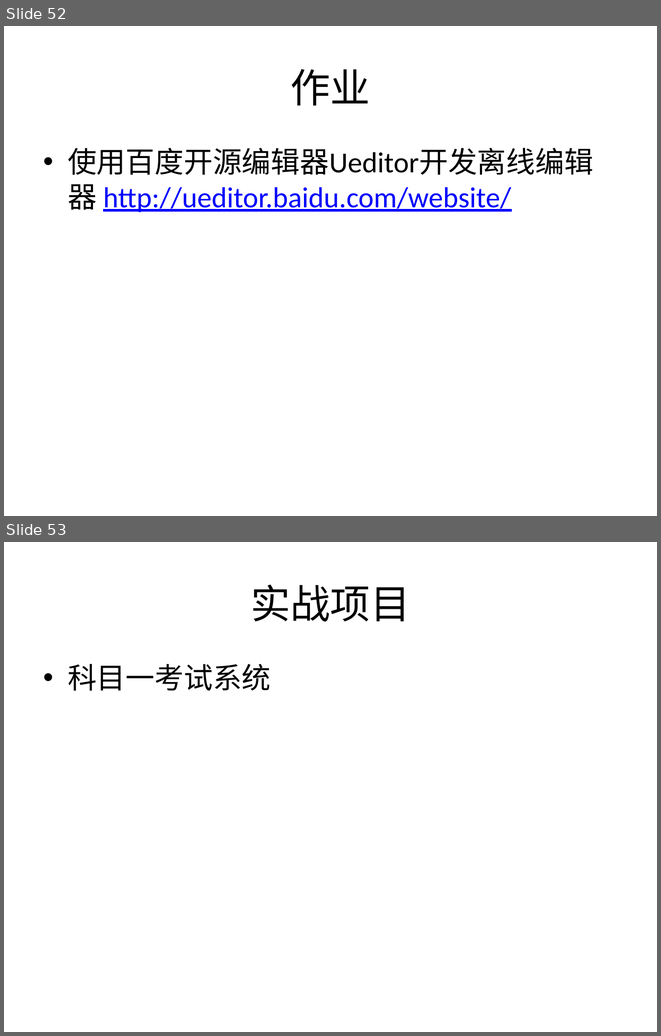
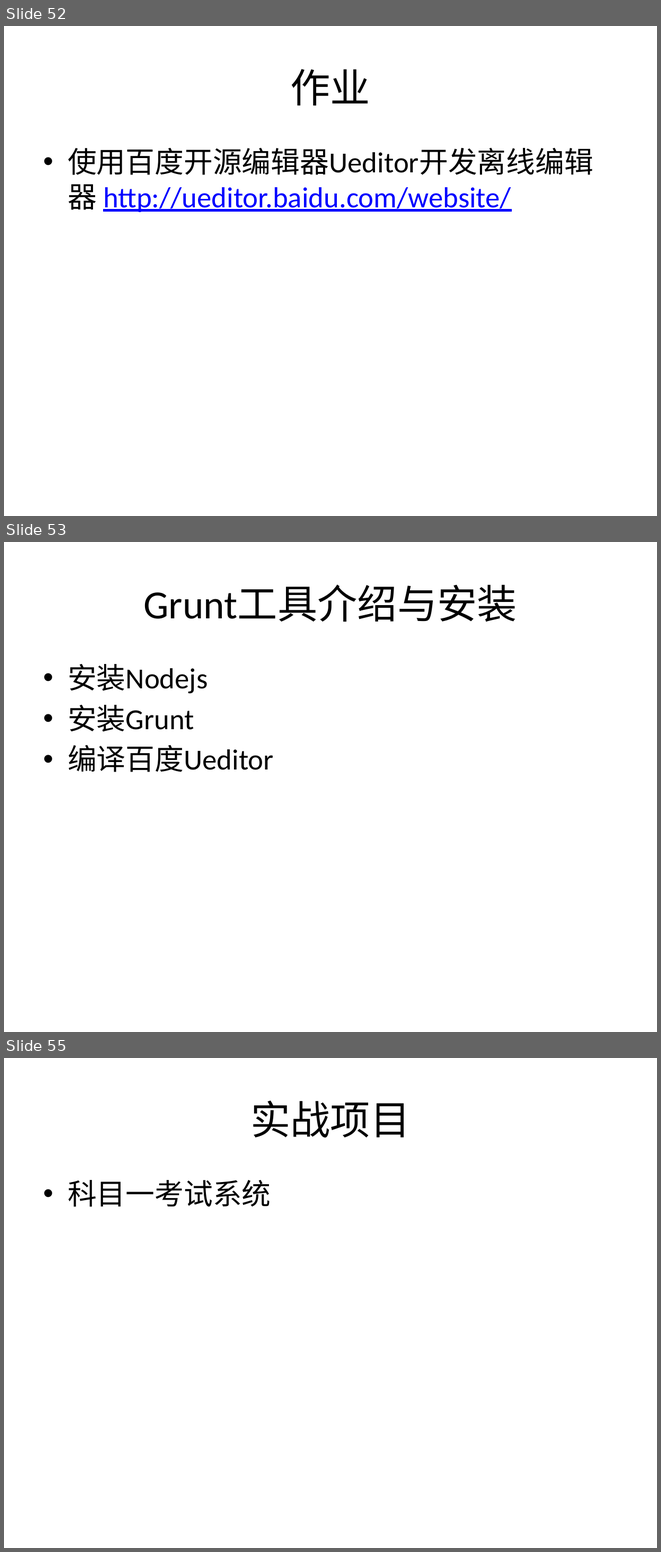
Before and after one commit to plter/HTML5Course20160612, a slide deck: Web前端教学记录.pptx. Shown one above the other, each under a label of ours: slides 52 and 53 before the commit, slides 52, 53 and 55 after it; the slides between them are not shown. The pictures are 661x1036 and 661x1552 pixels, drawn with LibreOffice and Linux fonts; fonts in the diff are those of the drawing. Boxes give left, top, right and bottom in pixels: in the first picture for what was removed or moved away, otherwise in the second. Text is boxed around its words. In the diff, an @@ line names an element or a change of style, - is before the commit and + after.

```diff
--- a/Web前端教学记录.pptx
+++ b/Web前端教学记录.pptx
@@ slide 53 added at [4,542,657,1032], background #FFFFFF @@
@@ title added at [143,585,517,622], 44 pt, text #000000 @@
+Grunt工具介绍与安装
@@ text added at [68,664,274,772], 32 pt, text #000000 @@
+• 安装Nodejs
+• 安装Grunt
+• 编译百度Ueditor
@@ what was slide 53 is now slide 55 @@
```
Also in this commit, not shown: 1 other slide added, 3 other files.
